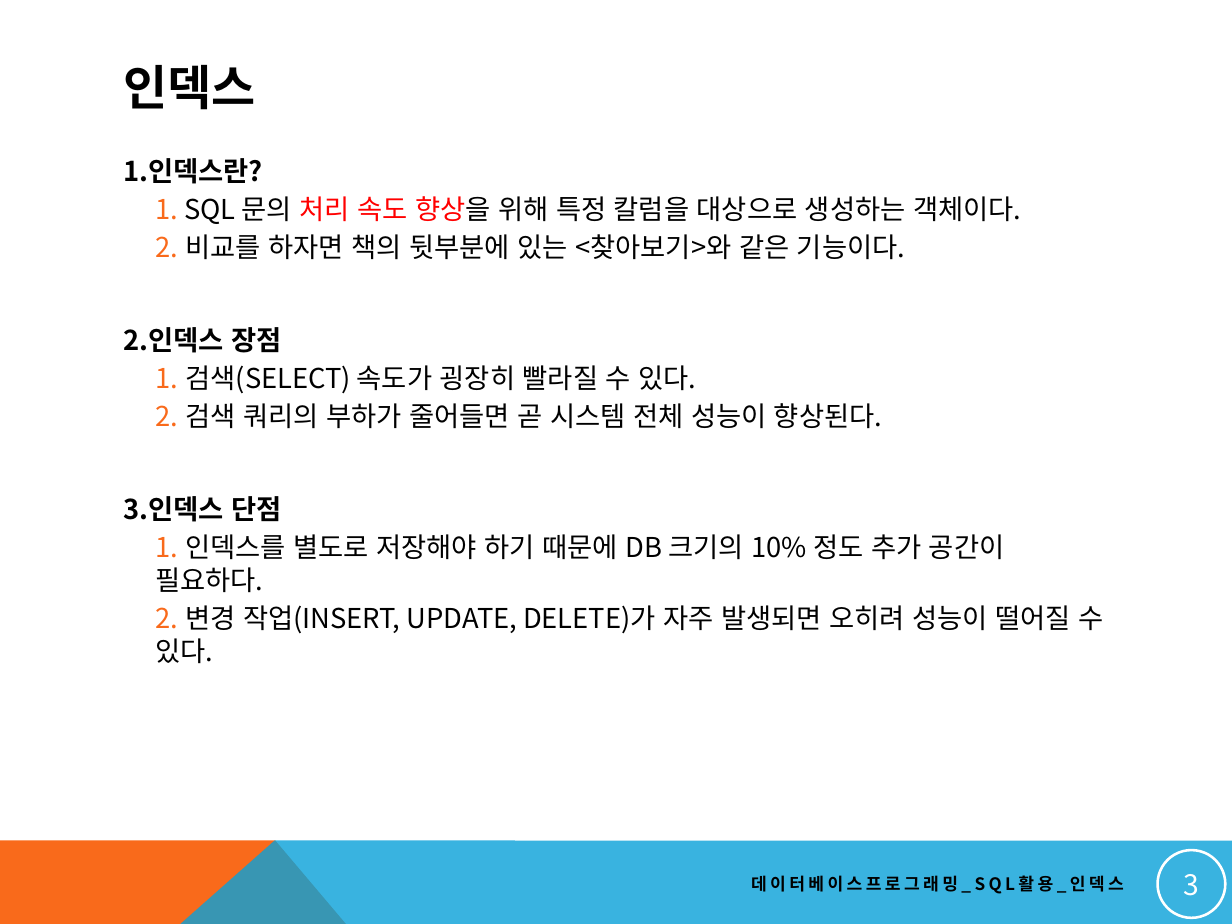
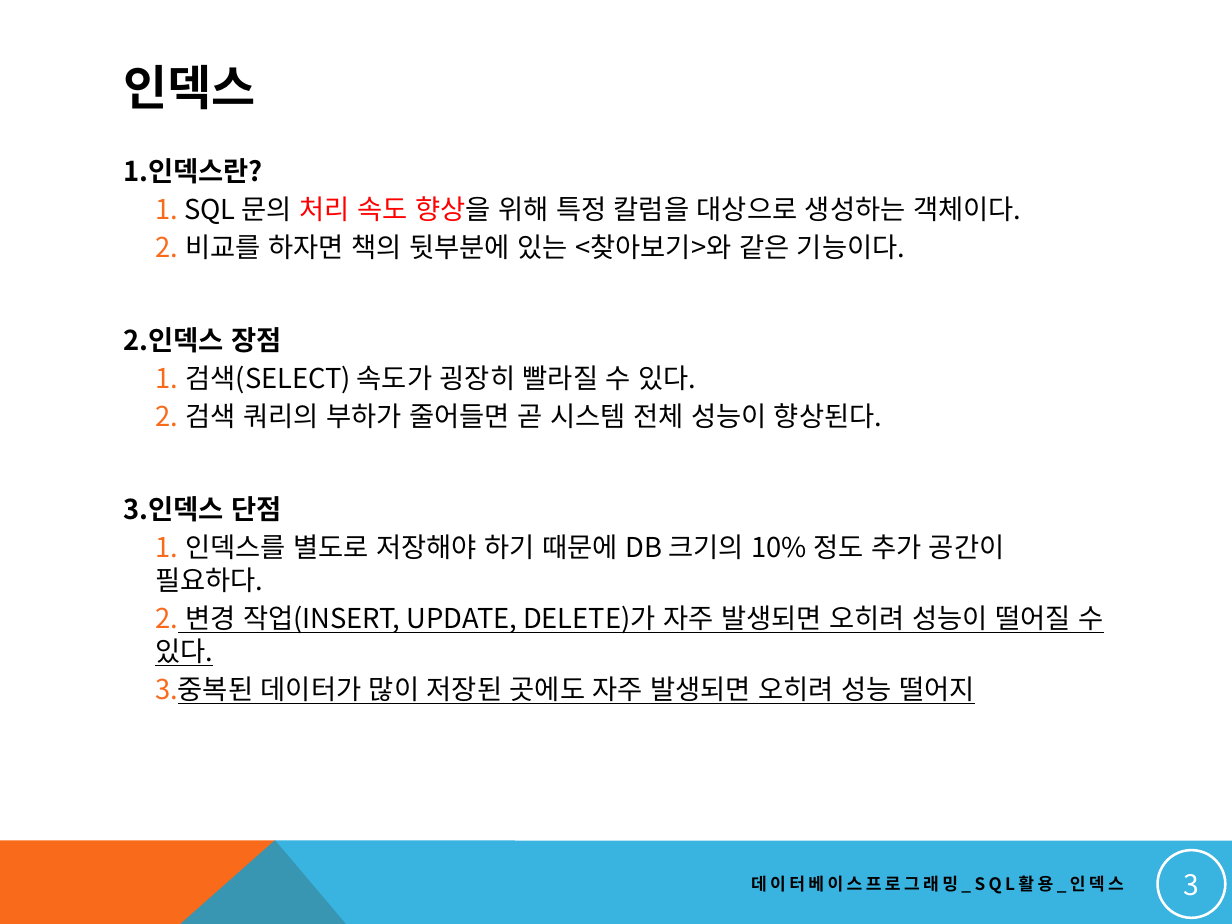
Before and after one commit to soeun1365/dbstudy, a slide deck: slide 3 of NEW_DBMS교안/18. 고급 SQL 작성하기_인덱스.pptx. Drawn at 1232x924 pixels with LibreOffice and Linux fonts; fonts in the diff are those of the drawing. Boxes give left, top, right and bottom in pixels: in the first picture for what was removed or moved away, otherwise in the second. Text is boxed around its words. In the diff, an @@ line names an element or a change of style, - is before the commit and + after.

```diff
--- a/NEW_DBMS교안/18. 고급 SQL 작성하기_인덱스.pptx
+++ b/NEW_DBMS교안/18. 고급 SQL 작성하기_인덱스.pptx
@@ text at <box>155,605,1103,666</box>: underline on in "변경 작업(INSERT, UPDATE, DELETE)가 자주 발생되면 오히려 ..." @@
@@ text at <box>155,676,975,704</box>: paragraph added @@
+    3. 중복된 데이터가 많이 저장된 곳에도 자주 발생되면 오히려 성능 떨어지
```
Also in this commit, not shown: 3 other slides changed, 12 other files.
